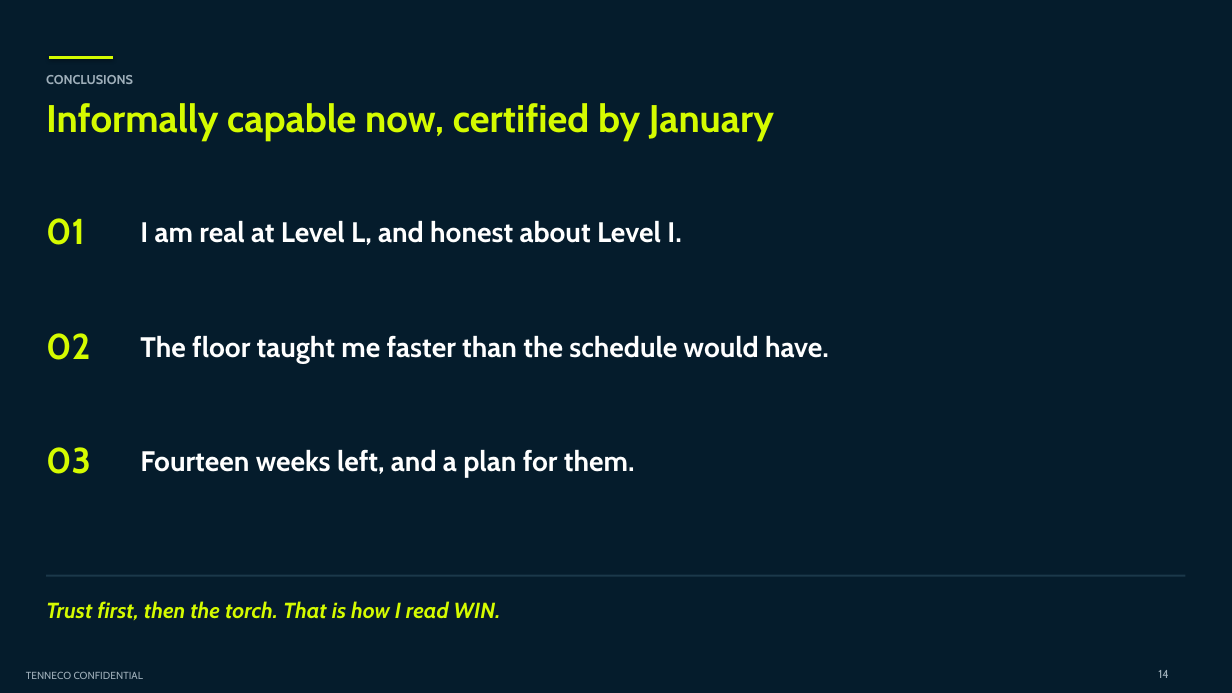
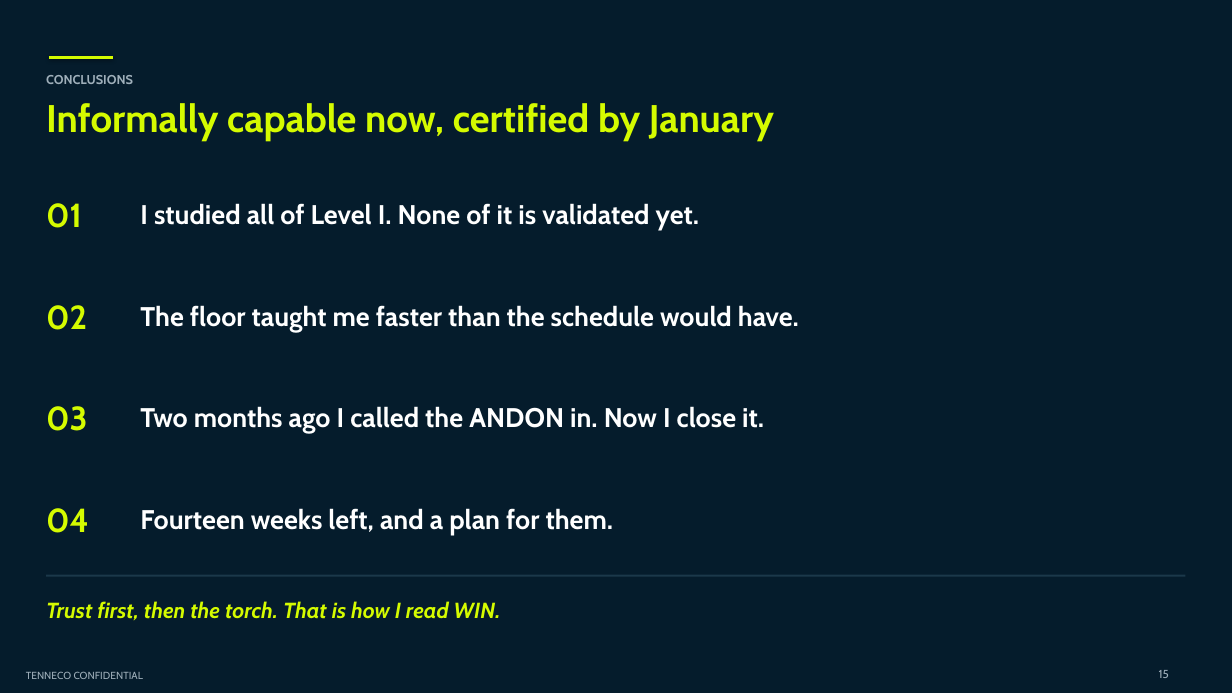
Before and after one commit to adaircarried/Claude-Design, a slide deck: slide 15 of presentations/Tenneco_Intern_Project_Diego_de_Leon.pptx (slide 14 before the commit). Drawn at 1232x693 pixels with LibreOffice and Linux fonts; fonts in the diff are those of the drawing; background and template pictures are left out. Boxes give left, top, right and bottom in pixels: in the first picture for what was removed or moved away, otherwise in the second. Text is boxed around its words. In the diff, an @@ line names an element or a change of style, - is before the commit and + after.

```diff
--- a/presentations/Tenneco_Intern_Project_Diego_de_Leon.pptx
+++ b/presentations/Tenneco_Intern_Project_Diego_de_Leon.pptx
@@ text "01": place and size @@
-text "01" at (46,218,85,245)
+text "01" at (46,203,82,228)
@@ text at (140,203,700,231): text changed; size 22 to 21 pt @@
-I am real at Level L, and honest about Level I.
+I studied all of Level I. None of it is validated yet.
@@ text "02": place and size @@
-text "02" at (46,333,90,360)
+text "02" at (46,305,87,330)
@@ text "The floor taught me faster ...": place and size @@
-text "The floor taught me faster ..." at (140,335,829,363)
+text "The floor taught me faster ..." at (140,305,799,332)
@@ text "The floor taught me faster ..." at (140,305,799,332): size 22 to 21 pt @@
@@ size 28 to 26 pt in 3 elements at (46,203,82,228), (46,305,87,330), (46,406,88,431) @@
@@ text "03": place and size @@
-text "03" at (46,447,91,474)
+text "03" at (46,406,88,431)
@@ text added at (140,406,764,434), 21 pt, text #FFFFFF, bold @@
+Two months ago I called the ANDON in. Now I close it.
@@ text added at (46,508,89,533), 26 pt, text #D5FB00, bold @@
+04
@@ text "Fourteen weeks left, and a ..." at (140,508,614,536): size 22 to 21 pt @@
@@ text "Fourteen weeks left, and a ...": place and size @@
-text "Fourteen weeks left, and a ..." at (140,449,635,477)
+text "Fourteen weeks left, and a ..." at (140,508,614,536)
@@ text at (1159,670,1169,678): text changed @@
-14
+15
```
Also in this commit, not shown: 6 other slides changed, 3 slides added, 2 slides removed, 6 other files.
